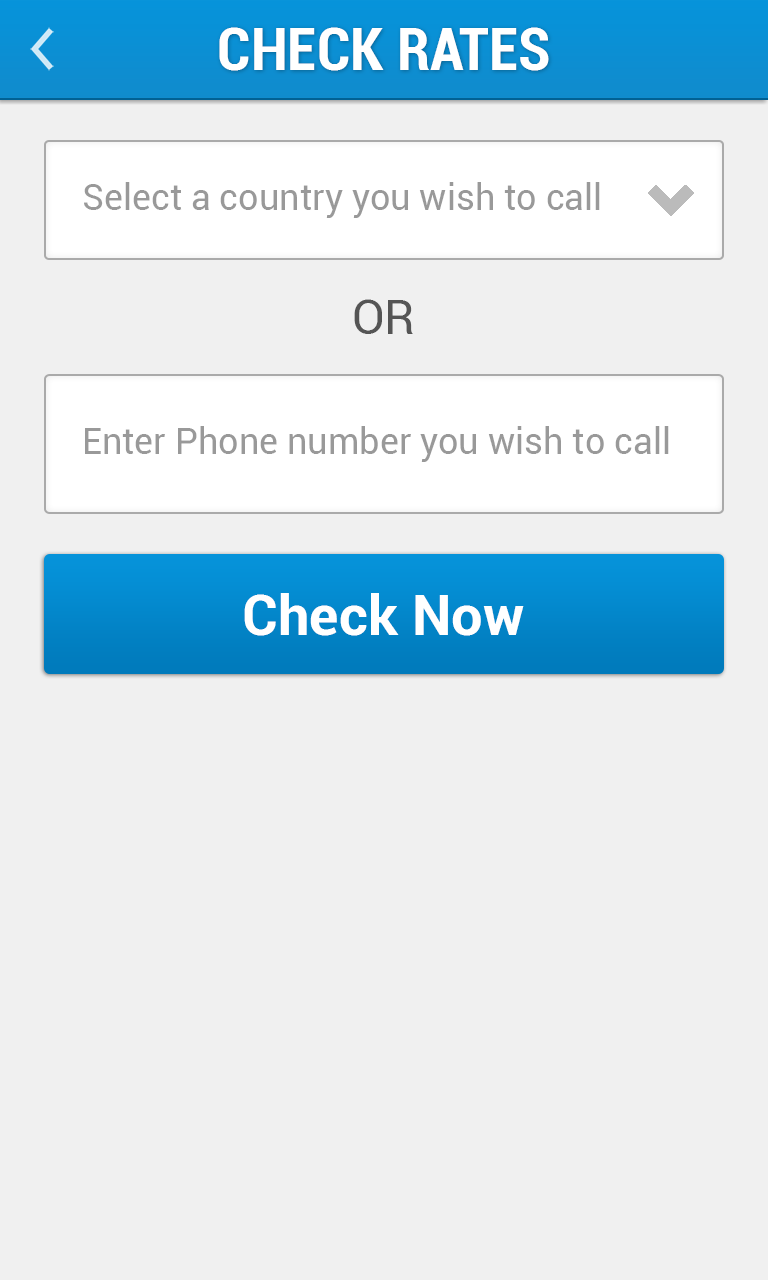
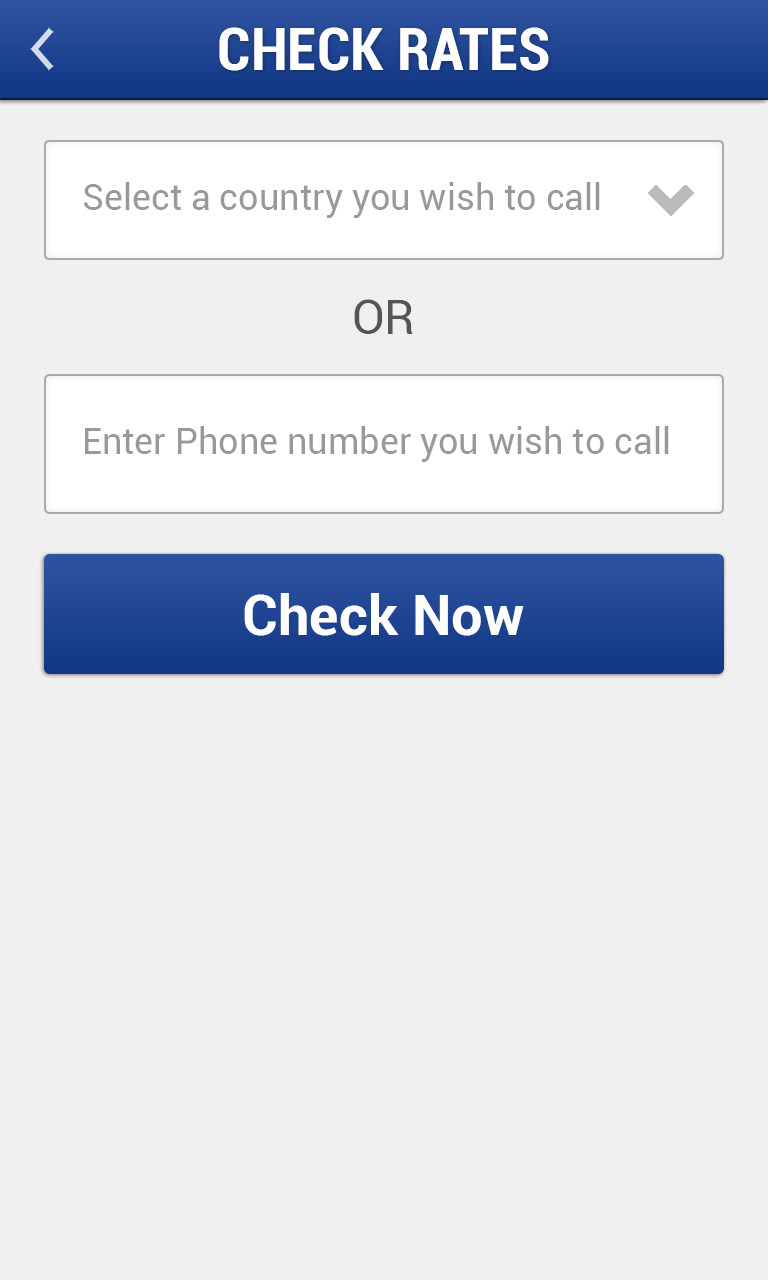
Comparing the layer stacks of the two 768px x 1280px images. Changes:
pixels changed over [0, 0, 768, 674] (layer not identified)
